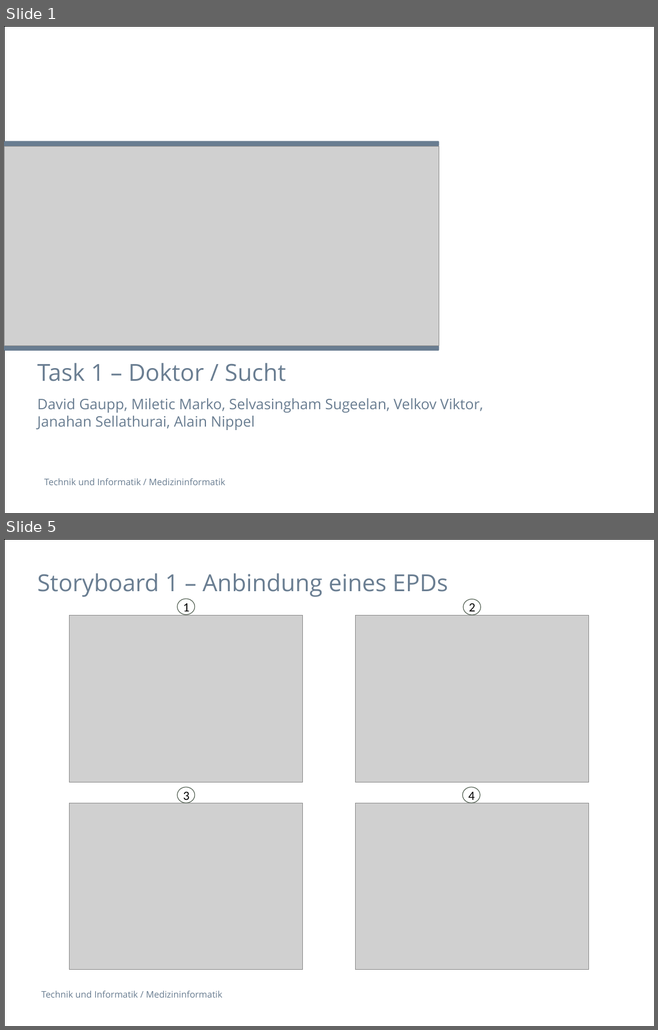
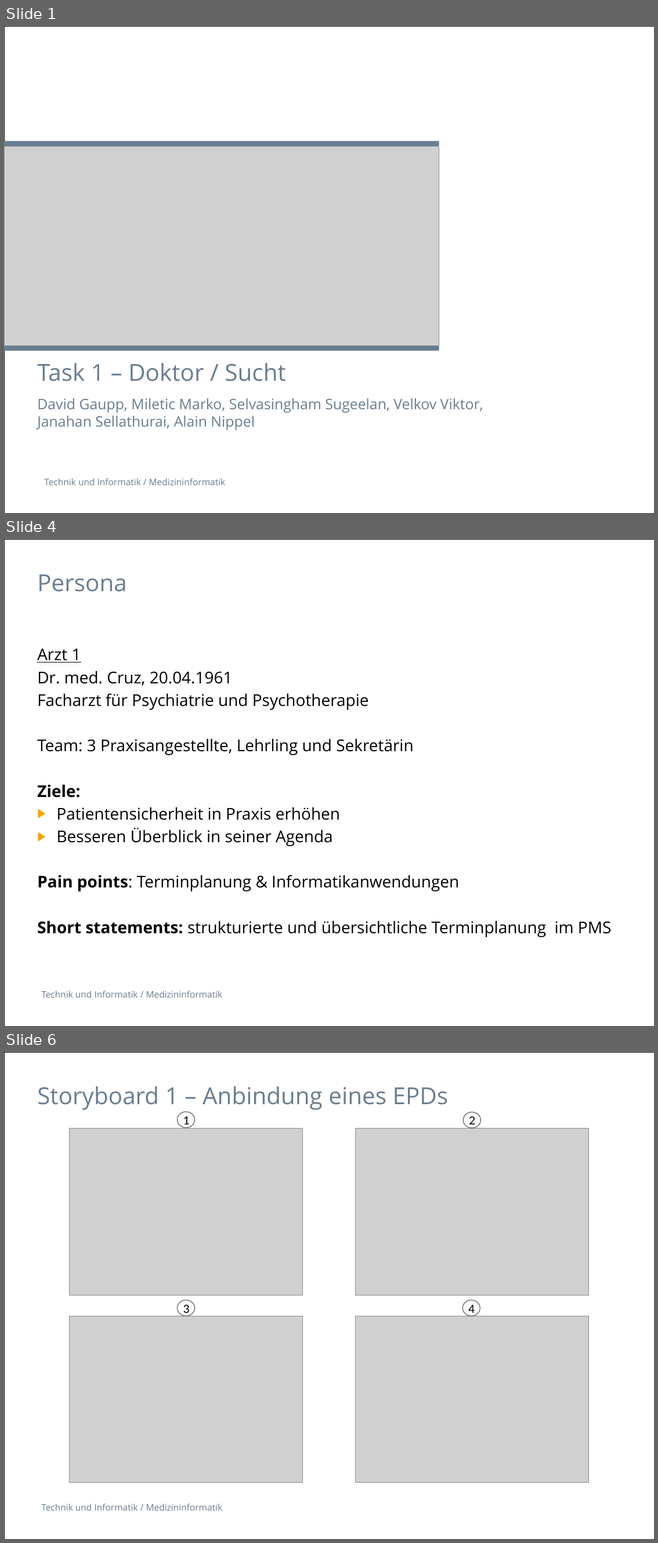
Before and after one commit to selvs1/ePsyDoc, a slide deck: doc/task-01/Präsentation/Task1_Doctor_Addiction.pptx. Shown one above the other, each under a label of ours: slides 1 and 5 before the commit, slides 1, 4 and 6 after it; the slides between them are not shown. The pictures are 658x1030 and 658x1543 pixels, drawn with LibreOffice and Linux fonts; fonts in the diff are those of the drawing; grey boxes stand for pictures; background and template pictures are left out. Boxes give left, top, right and bottom in pixels: in the first picture for what was removed or moved away, otherwise in the second. Text is boxed around its words. In the diff, an @@ line names an element or a change of style, - is before the commit and + after.

```diff
--- a/doc/task-01/Präsentation/Task1_Doctor_Addiction.pptx
+++ b/doc/task-01/Präsentation/Task1_Doctor_Addiction.pptx
@@ slide 4 added at (4, 539, 654, 1026), background #FFFFFF; not listed: 2 template elements that a slide beside it also shows @@
@@ title added at (37, 574, 127, 592), 26 pt, text #697D91 @@
+Persona
@@ text added at (37, 649, 611, 937), 18 pt, text #000000 @@
+Arzt 1
+Dr. med. Cruz, 20.04.1961
+Facharzt für Psychiatrie und Psychotherapie
+Team: 3 Praxisangestellte, Lehrling und Sekretärin
+Ziele:
+▶ Patientensicherheit in Praxis erhöhen
+▶ Besseren Überblick in seiner Agenda
+Pain points: Terminplanung & Informatikanwendungen
+Short statements: strukturierte und übersichtliche Terminplanung im PMS
@@ what was slide 5 is now slide 6 @@
```
Also in this commit, not shown: 1 slide changed, 3 other slides added, 2 slides removed, 2 other files.
